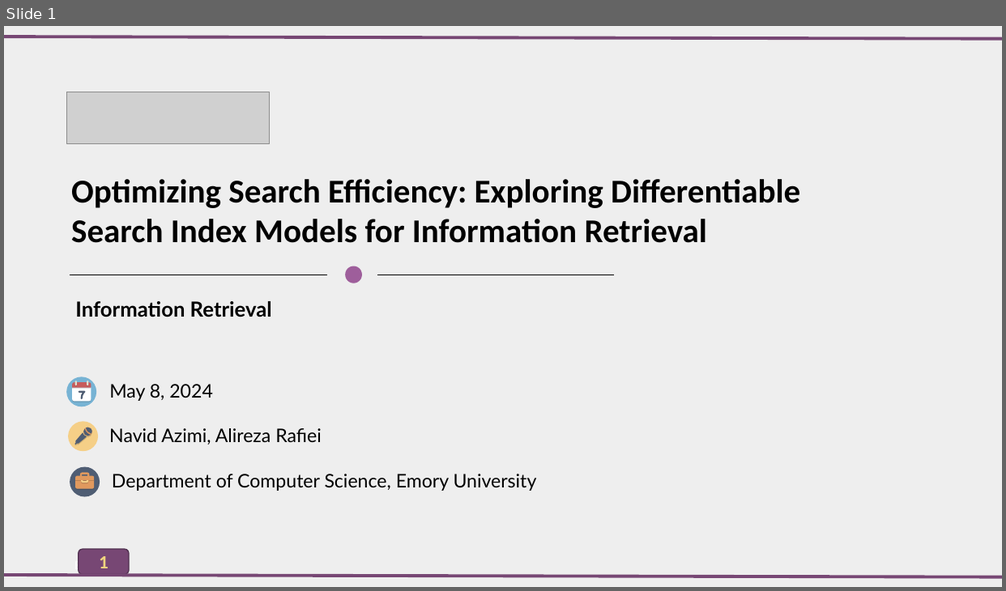
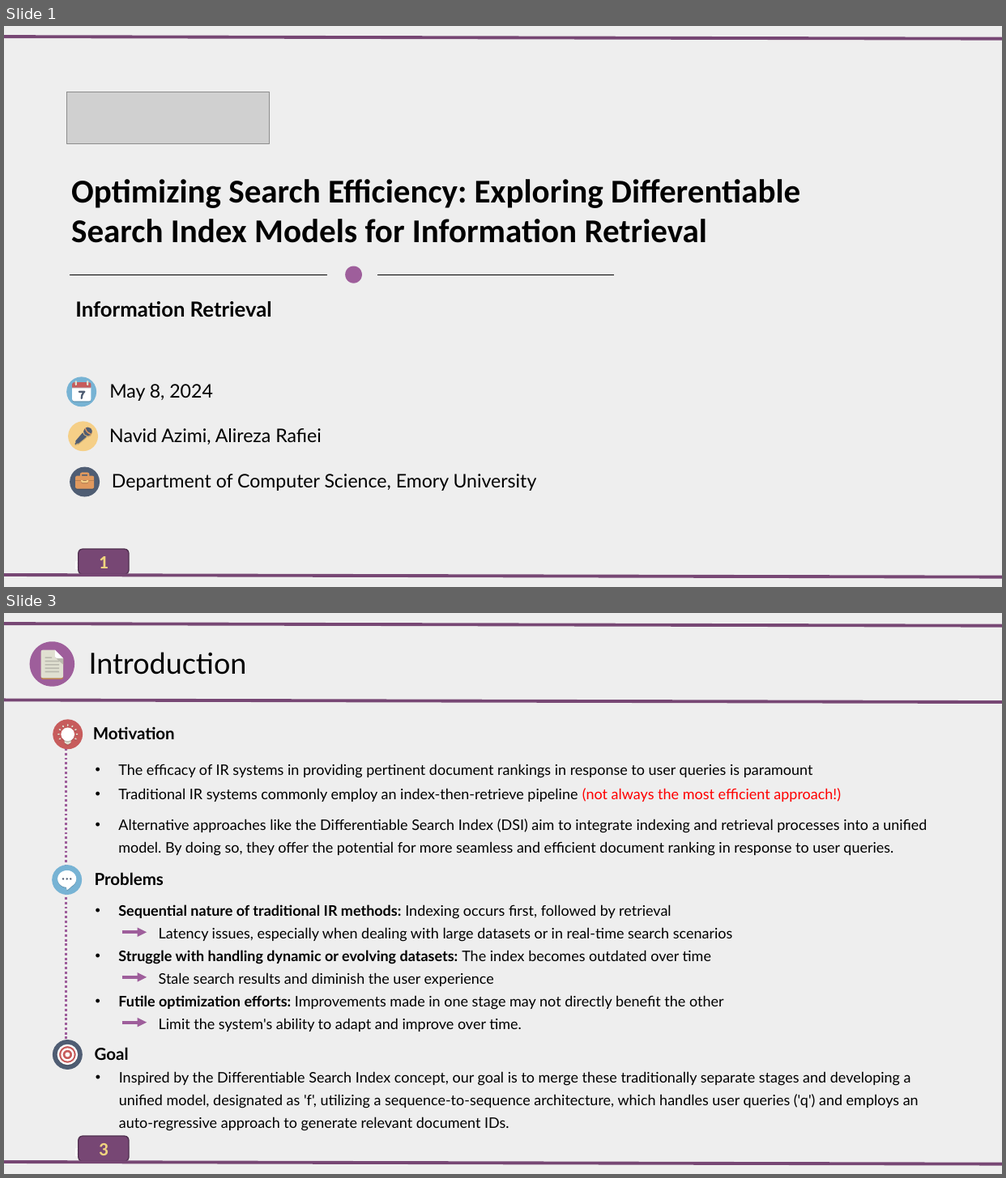
Before and after one commit to AlirezaAccelerates/IR_DSI_project, a slide deck: D/[P] Information Retrieval Project.pptx. Shown one above the other, each under a label of ours: slide 1 before the commit, slides 1 and 3 after it; the slides between them are not shown. The pictures are 1006x591 and 1006x1178 pixels, drawn with LibreOffice and Linux fonts; fonts in the diff are those of the drawing; grey boxes stand for pictures. Boxes give left, top, right and bottom in pixels: in the first picture for what was removed or moved away, otherwise in the second. Text is boxed around its words. In the diff, an @@ line names an element or a change of style, - is before the commit and + after.

```diff
--- a/D/[P] Information Retrieval Project.pptx
+++ b/D/[P] Information Retrieval Project.pptx
@@ slide 3 added at (4,613,1002,1174), background #EEEEEE; not listed: 1 template element that a slide beside it also shows @@
@@ line added from (4, 624) to (1002, 626), #764674 3 pt @@
@@ text added at (89,652,247,675), 28 pt, text #000000 @@
+Introduction
@@ group added at (29,641,74,687): 7 freeform shapes, 4 rectangles, 1 ellipse @@
@@ line added from (4, 700) to (1002, 702), #764674 3 pt @@
@@ line added from (66, 1040) to (66, 726), #9E5E9B 2.25 pt dashed @@
@@ group added at (53,719,83,749): 22 freeform shapes, 2 ellipses @@
@@ text added at (93,727,175,739), 16 pt, text #000000, bold @@
+Motivation
@@ text added at (118,764,841,802), 14 pt, text #000000 @@
+• The efficacy of IR systems in providing pertinent document rankings in response to user queries is paramount
+• Traditional IR systems commonly employ an index-then-retrieve pipeline (not always the most efficient approach!)
@@ text added at (118,819,927,856), 14 pt, text #000000 @@
+• Alternative approaches like the Differentiable Search Index (DSI) aim to integrate indexing and retrieval processes into a unified model. By doing so, they offer the potential for more seamless and efficient document ranking in response to user queries.
@@ group added at (52,865,82,895): 5 ellipses, 2 freeform shapes @@
@@ text added at (95,872,164,885), 16 pt, text #000000, bold @@
+Problems
@@ text added at (118,905,733,1032), 14 pt, text #000000 @@
+• Sequential nature of traditional IR methods: Indexing occurs first, followed by retrieval
+Latency issues, especially when dealing with large datasets or in real-time search scenarios
+• Struggle with handling dynamic or evolving datasets: The index becomes outdated over time
+Stale search results and diminish the user experience
+• Futile optimization efforts: Improvements made in one stage may not directly benefit the other
+Limit the system's ability to adapt and improve over time.
@@ arrow added from (122, 933) to (147, 933), #9E5E9B 3 pt @@
@@ arrow added from (122, 977) to (147, 977), #9E5E9B 3 pt @@
@@ arrow added from (122, 1023) to (147, 1023), #9E5E9B 3 pt @@
@@ text added at (95,1047,129,1060), 16 pt, text #000000, bold @@
+Goal
@@ group added at (53,1040,83,1070): 3 ellipses, 3 freeform shapes @@
@@ text added at (119,1071,918,1131), 14 pt, text #000000 @@
+• Inspired by the Differentiable Search Index concept, our goal is to merge these traditionally separate stages and developing a unified model, designated as 'f', utilizing a sequence-to-sequence architecture, which handles user queries ('q') and employs an auto-regressive approach to generate relevant document IDs.
@@ rounded rectangle added at (78,1136,128,1161), fill #764674, outline #4F2F4E 1 pt, 18 pt, text #F0D47F, bold @@
+3
@@ line added from (4, 1162) to (1002, 1165), #764674 3 pt @@
```
Also in this commit, not shown: 16 other slides added, 1 slide removed, 1 other file.
